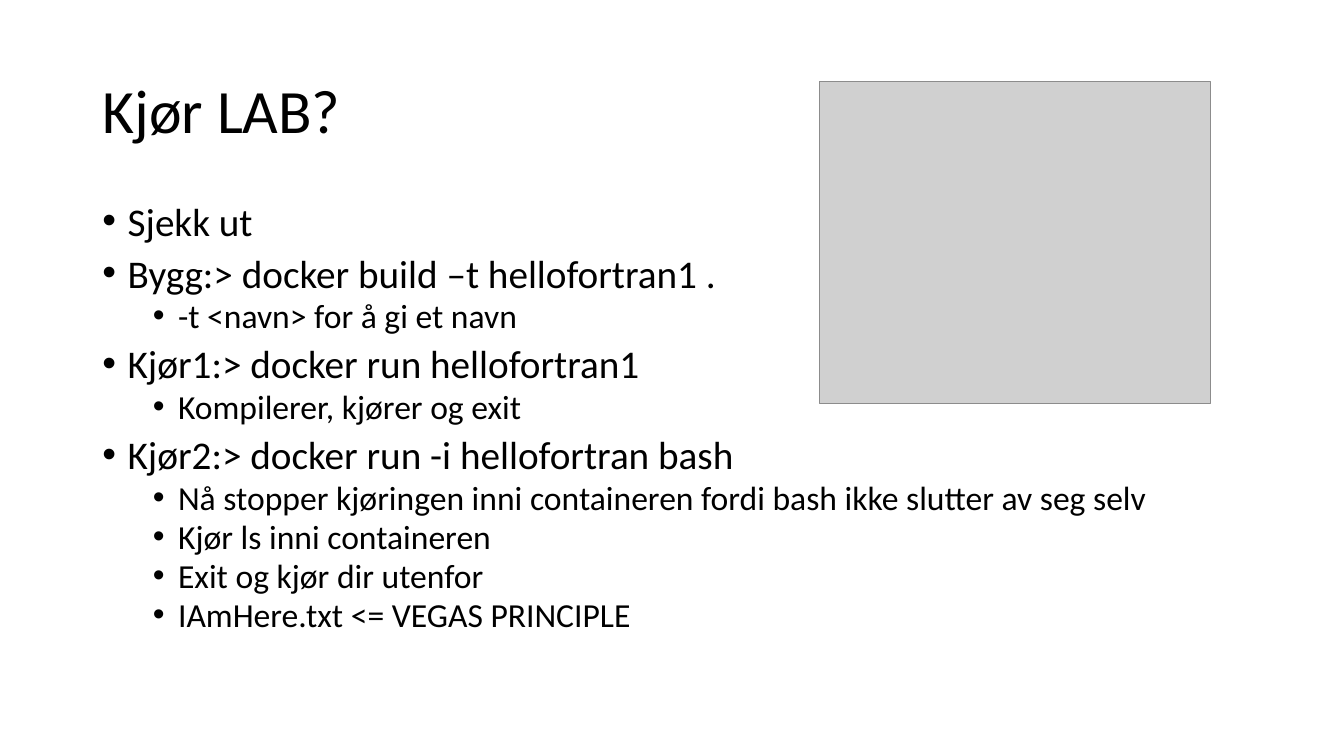
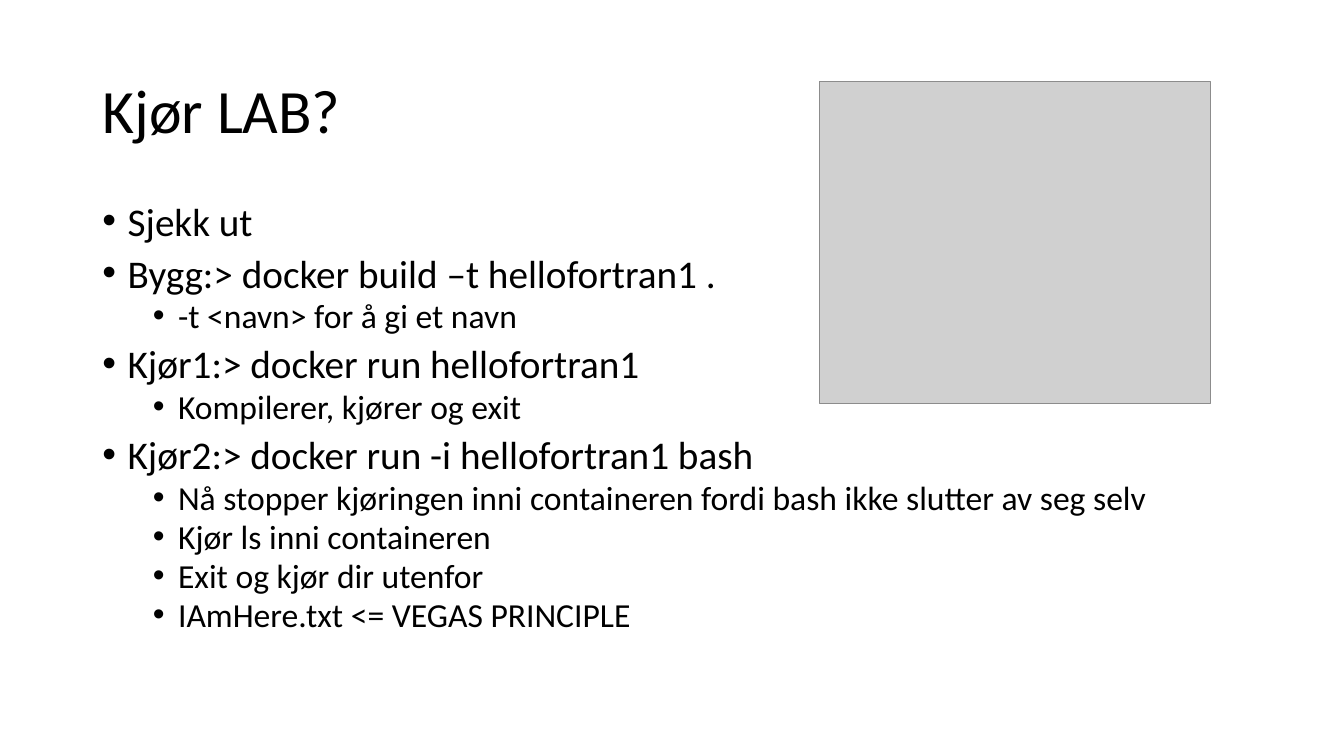
Before and after one commit to magneka/DockerWorkshop, a slide deck: slide 7 of workshop01.pptx (slide 6 before the commit). Drawn at 1344x756 pixels with LibreOffice and Linux fonts; fonts in the diff are those of the drawing; grey boxes stand for pictures. Boxes give left, top, right and bottom in pixels: in the first picture for what was removed or moved away, otherwise in the second. Text is boxed around its words. In the diff, an @@ line names an element or a change of style, - is before the commit and + after.

```diff
--- a/workshop01.pptx
+++ b/workshop01.pptx
@@ text at [128, 441, 753, 476]: text changed @@
-• Kjør2:> docker run -i hellofortran bash
+• Kjør2:> docker run -i hellofortran1 bash
```
Also in this commit, not shown: 4 other slides changed, 5 slides added, 1 slide removed, 33 other files.
